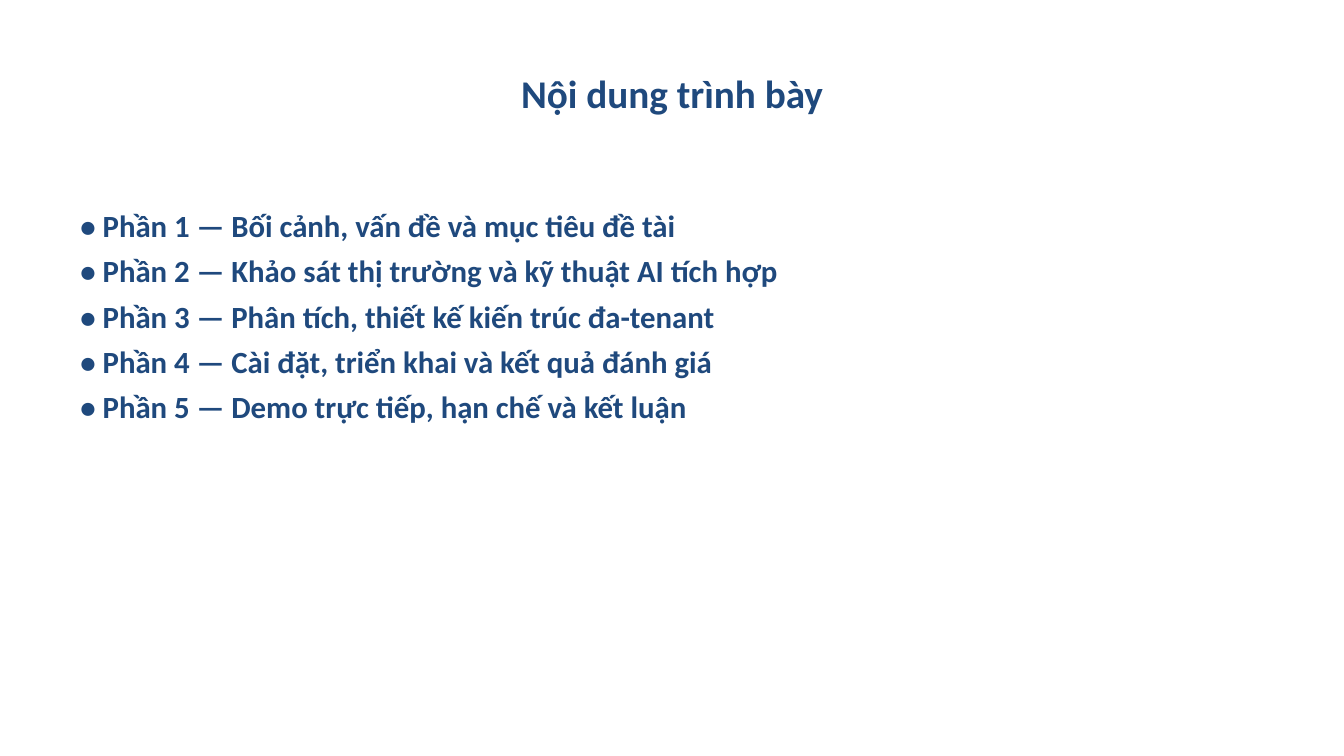
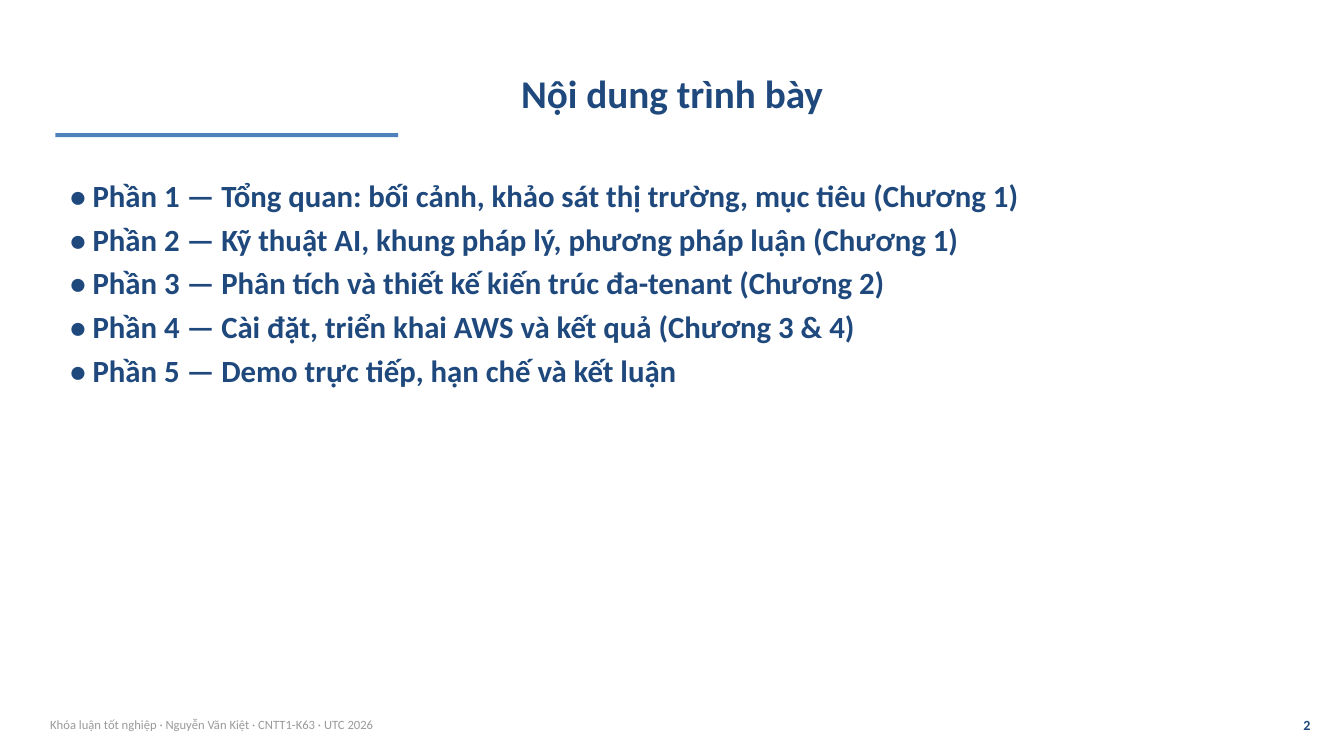
Before and after one commit to VictorAurelius/2026-Kite-Class-Platform, a slide deck: slide 2 of documents/08-thesis/defense/KiteHub-baove-khoaluan-20slide.pptx. Drawn at 1344x756 pixels with LibreOffice and Linux fonts; fonts in the diff are those of the drawing. Boxes give left, top, right and bottom in pixels: in the first picture for what was removed or moved away, otherwise in the second. Text is boxed around its words. In the diff, an @@ line names an element or a change of style, - is before the commit and + after.

```diff
--- a/documents/08-thesis/defense/KiteHub-baove-khoaluan-20slide.pptx
+++ b/documents/08-thesis/defense/KiteHub-baove-khoaluan-20slide.pptx
@@ rectangle added at [55, 133, 398, 137], fill #4F81BD @@
@@ text "• Phần 1 — Tổng ...": place and size @@
-text "• Phần 1 — Tổng ..." at [103, 213, 777, 424]
+text "• Phần 1 — Tổng ..." at [93, 183, 1018, 388]
@@ text at [93, 183, 1018, 344]: text changed @@
-• Phần 1 — Bối cảnh, vấn đề và mục tiêu đề tài
-• Phần 2 — Khảo sát thị trường và kỹ thuật AI tích hợp
-• Phần 3 — Phân tích, thiết kế kiến trúc đa-tenant
-• Phần 4 — Cài đặt, triển khai và kết quả đánh giá
+• Phần 1 — Tổng quan: bối cảnh, khảo sát thị trường, mục tiêu (Chương 1)
+• Phần 2 — Kỹ thuật AI, khung pháp lý, phương pháp luận (Chương 1)
+• Phần 3 — Phân tích và thiết kế kiến trúc đa-tenant (Chương 2)
+• Phần 4 — Cài đặt, triển khai AWS và kết quả (Chương 3 & 4)
@@ text at [93, 358, 676, 388]: less space between paragraphs @@
@@ text added at [50, 719, 374, 731], 9 pt, text #9A9A9A @@
+Khóa luận tốt nghiệp · Nguyễn Văn Kiệt · CNTT1-K63 · UTC 2026
@@ text added at [1303, 721, 1310, 730], 10 pt, text #1F497D, bold @@
+2
```
Also in this commit, not shown: 13 other slides changed, 12 slides added, 12 slides removed, 22 other files.
